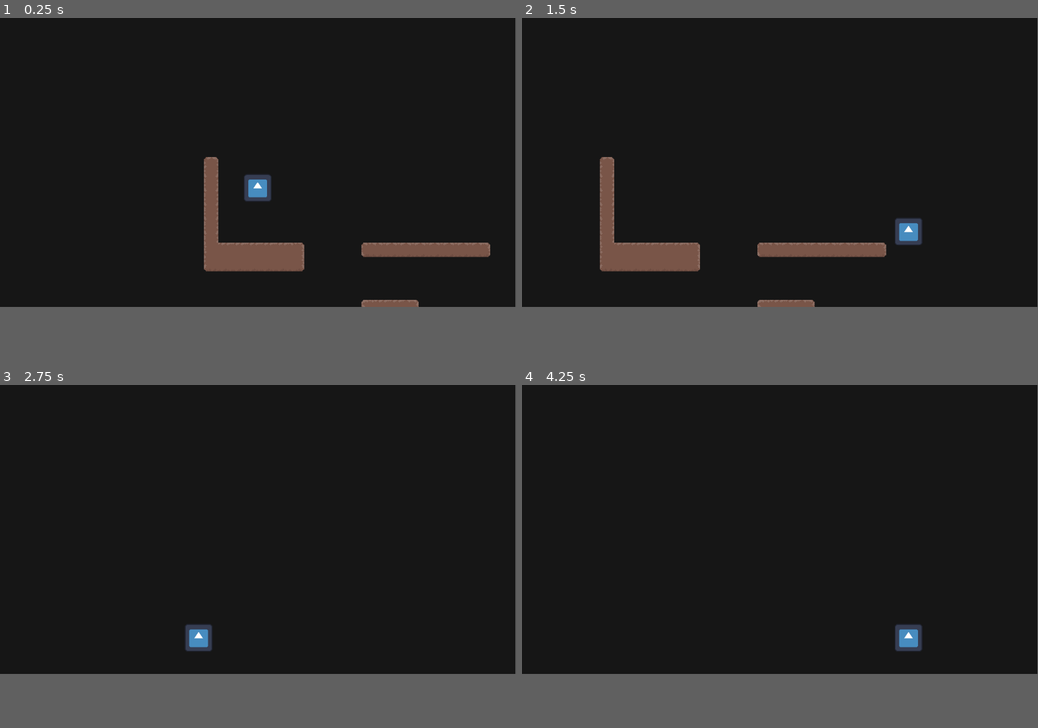
Above: before the commit, frames 1-4 (two rows, left to right).
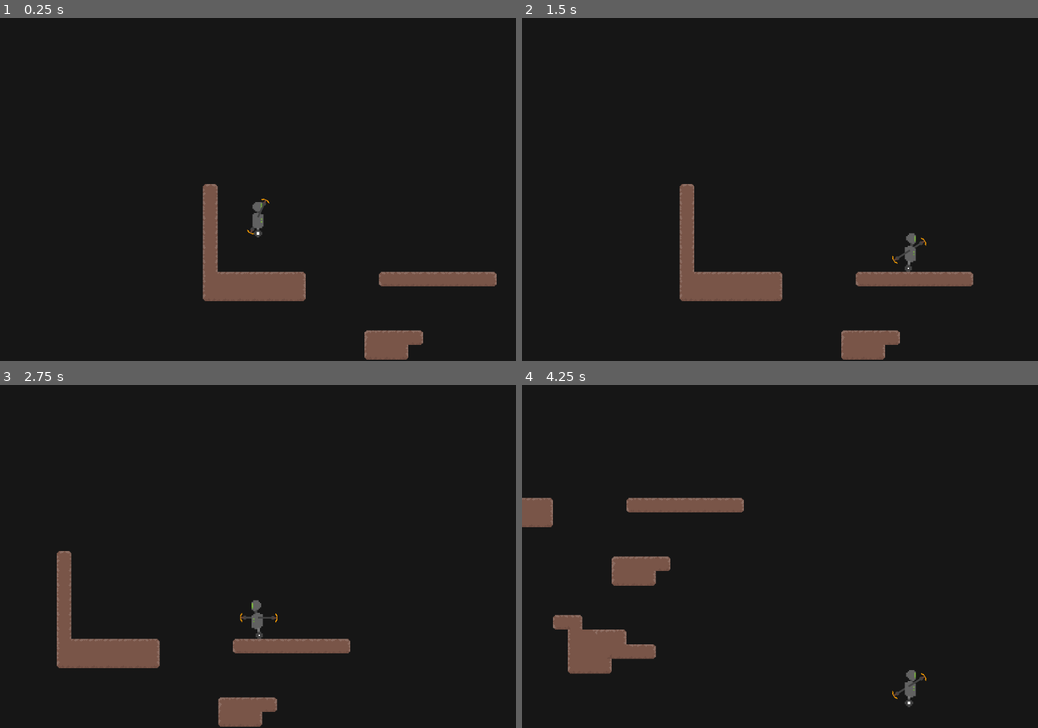
Above: after the commit, the same moments.

Repository: CodeChomper/LDJam57
Game: Godot game, scene res://Levels/SaveThisAsANewScene.tscn
The game is run twice, just before and just after one commit, with the same random seed, the same clock (stepped at 60 frames per second) and the same inputs. The engine's default icon, where the game draws it, is replaced by a stand-in: a white triangle on a blue panel in a dark square.
Inputs:
- Up to frame 1 (0.25 s): no input
- Up to frame 2 (1.5 s): tap Enter (ui_accept) at 0.5, 0.77 s; hold Right (ui_right) from 0.53 s (still down)
- Up to frame 3 (2.75 s): tap Enter (ui_accept) at 1.52 s; release Right (ui_right) at 2.03 s; hold Left (ui_left) from 2.03 s (still down)
- Up to frame 4 (4.25 s): release Left (ui_left) at 2.78 s; hold Right (ui_right) from 2.78 s (still down); tap Enter (ui_accept) at 3.02, 3.77 s
In our replay, the window is 799x449 before the commit and 800x533 after it. These sizes can differ from the game's own. Grey fills any space a smaller window leaves; there, only what the larger window draws over its background counts as a difference.

The runs differ from the first frame. In frame 1, 7.3% of the frame differs, in the area x 39-97%, y 40-100%; in frame 2, 8.0%, in the area x 15-88%, y 40-100%; in frame 3, 4.9%; in frame 4, 4.8%.

Commit message:
robot animations and swinging arms

Diff:
--- a/Levels/SaveThisAsANewScene.tscn
+++ b/Levels/SaveThisAsANewScene.tscn
@@ -1,12 +1,12 @@
 [gd_scene load_steps=3 format=4 uid="uid://bb5h2thq4hgsf"]
 
 [ext_resource type="TileSet" uid="uid://dryx0csb31258" path="res://TileSets/main_tile_set.tres" id="1_yyw2a"]
-[ext_resource type="PackedScene" uid="uid://dlc0nqo8enc26" path="res://character_body_2d.tscn" id="2_sid4r"]
+[ext_resource type="PackedScene" uid="uid://dlc0nqo8enc26" path="res://Player/character_body_2d.tscn" id="2_sid4r"]
 
 [node name="Main" type="Node2D"]
 
 [node name="DirtTileMapLayer" type="TileMapLayer" parent="."]
-tile_map_data = PackedByteArray("AAAAAAAAAAAFAAIAAAAAAAEAAAA …(256 unchanged characters)… CAAEAAAACAAYAAAACAAEAAAABAAYAAAACAAEAAAALAAYAAAAEAAEAAAAMAAYAAAAFAAEAAAANAAYAAAAFAAEAAAAOAAYAAAAFAAEAAAAP …(434 unchanged characters)…
+tile_map_data = PackedByteArray("AAAAAAAAAAAFAAIAAAAAAAEAAAA …(256 unchanged characters)… CAAEAAAACAAYAAAACAAEAAAABAAYAAAACAAEAAAAMAAYAAAAEAAEAAAANAAYAAAAFAAEAAAAOAAYAAAAFAAEAAAAP …(434 unchanged characters)…
 tile_set = ExtResource("1_yyw2a")
 
 [node name="CharacterBody2D" parent="." instance=ExtResource("2_sid4r")]
--- /dev/null
+++ b/Player/RobotArm.tscn
@@ -0,0 +1,21 @@
+[gd_scene load_steps=4 format=3 uid="uid://dd66gbw4s4bj5"]
+
+[ext_resource type="Texture2D" uid="uid://bddcwwjt1uevl" path="res://Player/RobotArm.png" id="1_xhypv"]
+[ext_resource type="Script" uid="uid://sdxvqc6jykk5" path="res://Scripts/RobotArm.gd" id="2_vsxvg"]
+
+[sub_resource type="RectangleShape2D" id="RectangleShape2D_xhypv"]
+size = Vector2(3.80349, 10)
+
+[node name="Sprite2D" type="Sprite2D"]
+scale = Vector2(0.78875, 1)
+texture = ExtResource("1_xhypv")
+offset = Vector2(-12.76, 0)
+script = ExtResource("2_vsxvg")
+
+[node name="StaticBody2D" type="StaticBody2D" parent="."]
+position = Vector2(-28.76, 0)
+collision_layer = 2
+
+[node name="CollisionShape2D" type="CollisionShape2D" parent="StaticBody2D"]
+position = Vector2(1.90175, 0)
+shape = SubResource("RectangleShape2D_xhypv")
--- /dev/null
+++ b/Player/character_body_2d.tscn
@@ -0,0 +1,104 @@
+[gd_scene load_steps=13 format=3 uid="uid://dlc0nqo8enc26"]
+
+[ext_resource type="Script" uid="uid://dko06fy6xj7yi" path="res://Scripts/character_body_2d.gd" id="1_ij6vw"]
+[ext_resource type="Texture2D" uid="uid://d0348i005i86r" path="res://Player/Animations.png" id="2_vvw5e"]
+[ext_resource type="PackedScene" uid="uid://dd66gbw4s4bj5" path="res://Player/RobotArm.tscn" id="3_inwu4"]
+
+[sub_resource type="AtlasTexture" id="AtlasTexture_inwu4"]
+atlas = ExtResource("2_vvw5e")
+region = Rect2(0, 0, 16, 32)
+
+[sub_resource type="AtlasTexture" id="AtlasTexture_srlcf"]
+atlas = ExtResource("2_vvw5e")
+region = Rect2(16, 0, 16, 32)
+
+[sub_resource type="AtlasTexture" id="AtlasTexture_nfgwh"]
+atlas = ExtResource("2_vvw5e")
+region = Rect2(32, 0, 16, 32)
+
+[sub_resource type="AtlasTexture" id="AtlasTexture_qtieq"]
+atlas = ExtResource("2_vvw5e")
+region = Rect2(48, 0, 16, 32)
+
+[sub_resource type="AtlasTexture" id="AtlasTexture_6eg3q"]
+atlas = ExtResource("2_vvw5e")
+region = Rect2(64, 0, 16, 32)
+
+[sub_resource type="AtlasTexture" id="AtlasTexture_fmfli"]
+atlas = ExtResource("2_vvw5e")
+region = Rect2(80, 0, 16, 32)
+
+[sub_resource type="AtlasTexture" id="AtlasTexture_amv1d"]
+atlas = ExtResource("2_vvw5e")
+region = Rect2(96, 0, 16, 32)
+
+[sub_resource type="SpriteFrames" id="SpriteFrames_ph5yk"]
+animations = [{
+"frames": [{
+"duration": 1.0,
+"texture": SubResource("AtlasTexture_inwu4")
+}, {
+"duration": 1.0,
+"texture": SubResource("AtlasTexture_srlcf")
+}, {
+"duration": 1.0,
+"texture": SubResource("AtlasTexture_nfgwh")
+}, {
+"duration": 1.0,
+"texture": SubResource("AtlasTexture_qtieq")
+}],
+"loop": true,
+"name": &"Idle",
+"speed": 5.0
+}, {
+"frames": [{
+"duration": 1.0,
+"texture": SubResource("AtlasTexture_6eg3q")
+}, {
+"duration": 1.0,
+"texture": SubResource("AtlasTexture_fmfli")
+}, {
+"duration": 1.0,
+"texture": SubResource("AtlasTexture_amv1d")
+}],
+"loop": true,
+"name": &"Moving",
+"speed": 5.0
+}]
+
+[sub_resource type="CapsuleShape2D" id="CapsuleShape2D_wneh1"]
+radius = 6.0
+height = 40.0
+
+[node name="CharacterBody2D" type="CharacterBody2D"]
+script = ExtResource("1_ij6vw")
+
+[node name="LeftArm" parent="." instance=ExtResource("3_inwu4")]
+position = Vector2(0.271801, 1)
+rotation = 3.14159
+scale = Vector2(0.704861, 1)
+
+[node name="AnimatedSprite2D" type="AnimatedSprite2D" parent="."]
+position = Vector2(-1.14441e-05, -1.14441e-05)
+scale = Vector2(1.5, 1.5)
+sprite_frames = SubResource("SpriteFrames_ph5yk")
+animation = &"Idle"
+frame = 3
+frame_progress = 1.0
+
+[node name="CollisionShape2D" type="CollisionShape2D" parent="."]
+position = Vector2(0, 4)
+shape = SubResource("CapsuleShape2D_wneh1")
+
+[node name="RightArm" parent="." instance=ExtResource("3_inwu4")]
+position = Vector2(0.271801, 1)
+scale = Vector2(0.704861, 1)
+
+[node name="Camera2D" type="Camera2D" parent="."]
+zoom = Vector2(0.4, 0.4)
+drag_horizontal_enabled = true
+drag_vertical_enabled = true
+drag_left_margin = 0.5
+drag_top_margin = 0.75
+drag_right_margin = 0.5
+drag_bottom_margin = 0.75
--- /dev/null
+++ b/Scripts/RobotArm.gd
@@ -0,0 +1,4 @@
+extends Sprite2D
+
+func _process(delta: float) -> void:
+	rotation += 8 * delta
--- a/Scripts/character_body_2d.gd
+++ b/Scripts/character_body_2d.gd
@@ -1,9 +1,28 @@
 extends CharacterBody2D
 
 
-const SPEED = 300.0
+const SPEED = 200.0
 const JUMP_VELOCITY = -400.0
+var anim :AnimatedSprite2D = null
+var dir = false
 
+func _ready() -> void:
+	anim = get_node("AnimatedSprite2D")
+	anim.play("Idle")
+
+func _process(delta: float) -> void:
+	if abs(velocity.x) > 0:
+		anim.play("Moving")
+	else:
+		anim.play("Idle")
+
+	if velocity.x > 0 and dir:
+		anim.flip_h = false
+		dir = false
+
+	if velocity.x < 0 and !dir:
+		anim.flip_h = true
+		dir = true
 
 func _physics_process(delta: float) -> void:
 	# Add the gravity.
--- a/TileSets/main_tile_set.tres
+++ b/TileSets/main_tile_set.tres
@@ -350,7 +350,8 @@
 26:12/0 = 0
 
 [resource]
-physics_layer_0/collision_layer = 1
+physics_layer_0/collision_layer = 3
+physics_layer_0/collision_mask = 3
 terrain_set_0/mode = 0
 terrain_set_0/terrain_0/name = "Dirt"
 terrain_set_0/terrain_0/color = Color(0.893677, 0.762214, 0.686583, 1)
--- a/project.godot
+++ b/project.godot
@@ -15,6 +15,12 @@
 config/features=PackedStringArray("4.4", "Forward Plus")
 config/icon="res://icon.svg"
 
+[display]
+
+window/size/viewport_width=900
+window/size/viewport_height=600
+window/stretch/scale=4.0
+
 [rendering]
 
 textures/canvas_textures/default_texture_filter=0
Binary file added: Player/Animations.png
Not shown, added: Player/Animations.png.import
Binary file added: Player/RobotArm.png
Not shown, added: Player/RobotArm.png.import
Binary file added: RawAssets/Robot.aseprite
Not shown, added: Scripts/RobotArm.gd.uid
